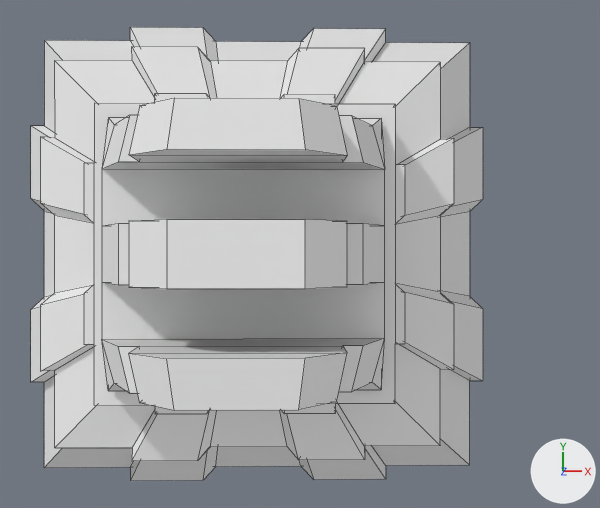
The Blender file assets/models/towers/guntower/guntower.blend, before and after one commit.
Before and after are seen from a 50 mm camera at (0.08, 0.0, 3.69) aimed at (0.16, 0.0, 1.05). The lights are fixed; the arrows at lower right show +X, +Y and +Z. Mesh edges are drawn as thin lines.

In view in the first picture: 'Plane', 'base'.
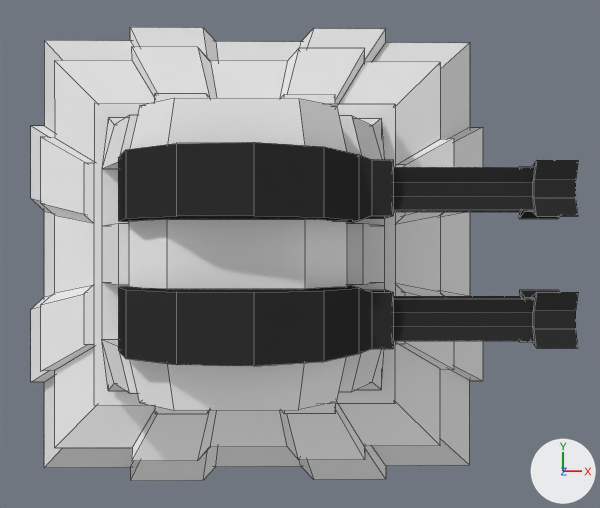
Boxes (x1, y1, x2, y2) around the edits, measured in the pictures (600 x 508 px):
'gunbase', added (black): after (118, 142, 578, 366)
    faces in mat_material_003 (black #303030): (118, 285, 578, 366)
    faces in mat_material_004 (black #303030): (118, 142, 578, 223)

The change, as a list of edits to the scene's bpy script:
```text
Add mat_material_003:
    mat_material_003 = diffuse_material('Material.003')
    mat_material_003.base_color = (0.0291, 0.0291, 0.0291)  # black #303030
Add mat_material_004:
    mat_material_004 = diffuse_material('Material.004')
    mat_material_004.base_color = (0.0291, 0.0291, 0.0291)  # black #303030
Add me_cylinder_001:
    me_cylinder_001.from_pydata(...)  # 164 vertices, 138 faces; spans x -0.685..0.327, y -0.215..0.215, z -0.268..0.268
    # faces by material slot: [69, 69]
    me_cylinder_001.materials.append(mat_material_003)  # black #303030
    me_cylinder_001.materials.append(mat_material_004)  # black #303030
Add ob_gunbase:
    ob_gunbase = bpy.data.objects.new('gunbase', me_cylinder_001)
    ob_gunbase.location = (0.415, 0.0, 1.822)
```
